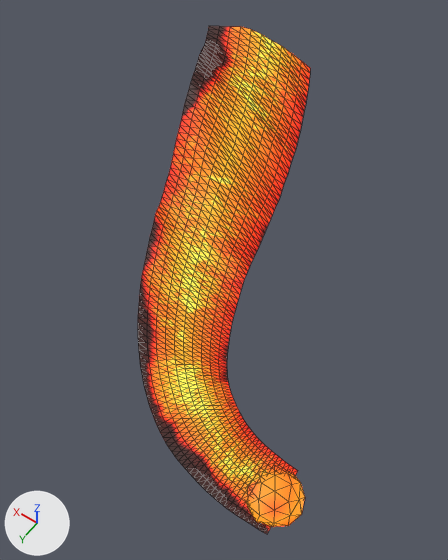
A saved change to the glTF model flow_0_4.glb.
The view is the same before and after, from a 50 mm lens placed at (-94.0, 60.2, 30.5), pointed at (-83.0, 44.8, 6.2). The lights are fixed; the arrows at lower left show +X, +Y and +Z. The picture after the commit comes second. Mesh edges are drawn as thin lines.

Script lines for the objects in view, before the commit:
```python
ob_mesh_0 = bpy.data.objects.new('Mesh_0', me_mesh_0)
ob_mesh_0.location = (0.0, 0.0, 0.0)
```
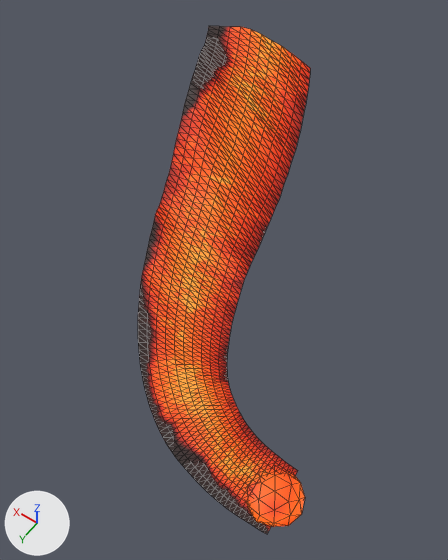
The change, as JSON lines over the scene's bpy script:
```json
{"block": "mat_material_0", "where": "n0 = _N.new('ShaderNodeBsdfPrincipled'); n0.name = 'Principled BSDF'"}
{"op": "set", "path": "n0.inputs[28].default_value", "old": "2.6", "new": "1.0", "note": "'Emission Strength'"}
{"block": "mat_material_1", "where": "n0 = _N.new('ShaderNodeBsdfPrincipled'); n0.name = 'Principled BSDF'"}
{"op": "set", "path": "n0.inputs[28].default_value", "old": "2.6", "new": "1.0", "note": "'Emission Strength'"}
```

Where the change shows, as pixel boxes [x1, y1, x2, y2] in the pictures (448 x 560 px):
```json
{"object": "Mesh_0", "change": "surface changed", "before": [138, 26, 310, 534], "after": [138, 26, 310, 534]}
```
